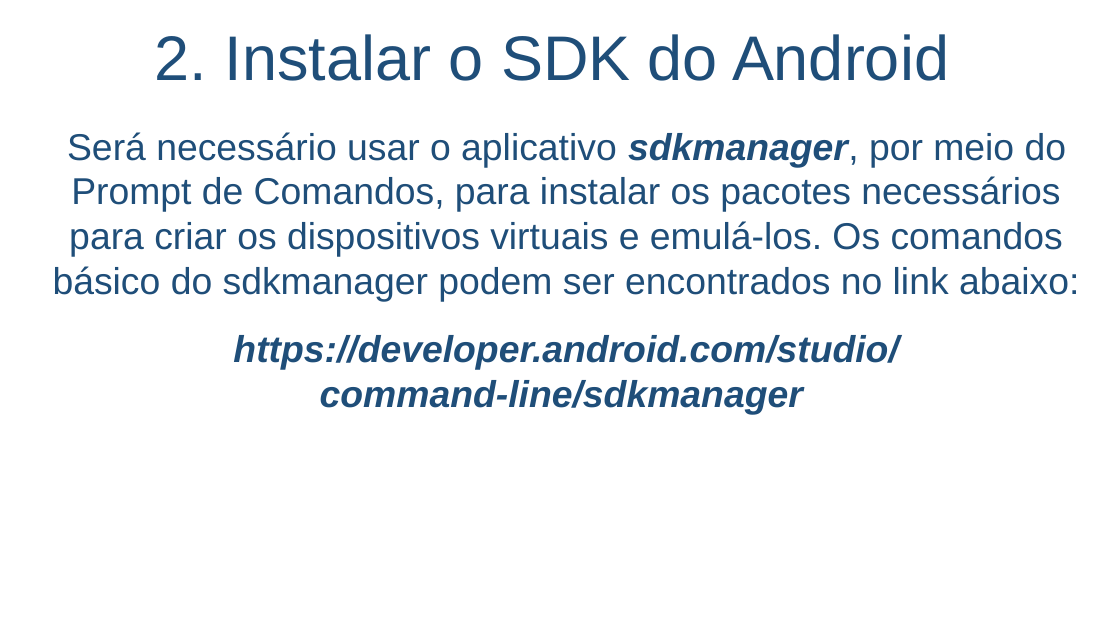
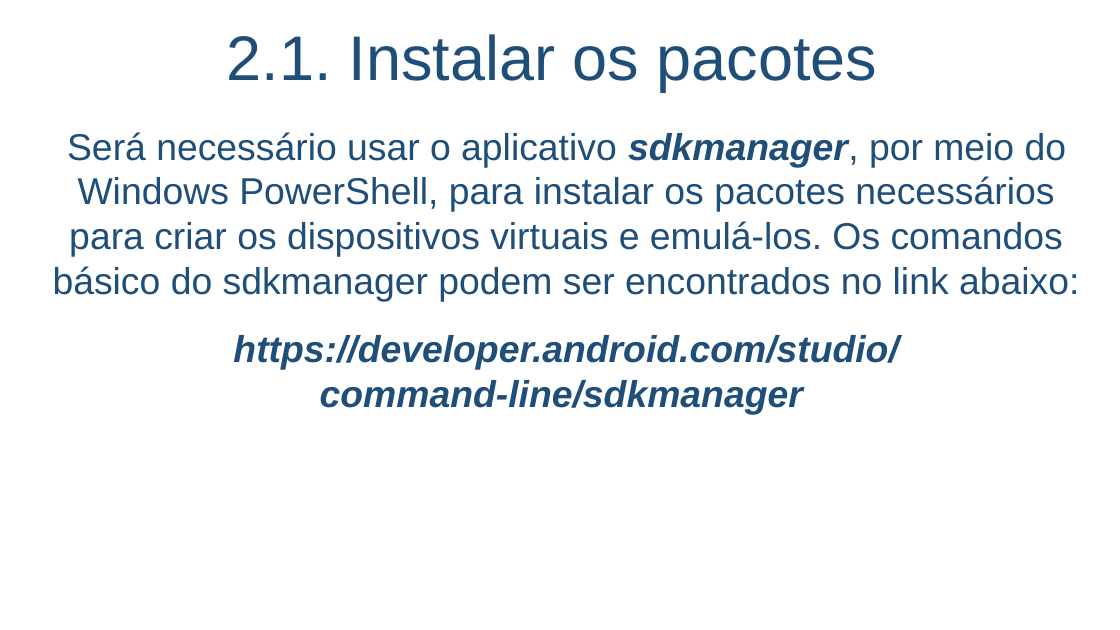
Before and after one commit to salmo-jr/public-slides, a slide deck: slide 11 of building-games-for-Android.pptx (slide 10 before the commit). Drawn at 1120x630 pixels with LibreOffice and Linux fonts; fonts in the diff are those of the drawing; background and template pictures are left out. Boxes give left, top, right and bottom in pixels: in the first picture for what was removed or moved away, otherwise in the second. Text is boxed around its words. In the diff, an @@ line names an element or a change of style, - is before the commit and + after.

Commit message:
atualização dos slides para 2019

```diff
--- a/building-games-for-Android.pptx
+++ b/building-games-for-Android.pptx
@@ title at (x1=227, y1=34, x2=878, y2=91): text changed @@
-2. Instalar o SDK do Android
+2.1. Instalar os pacotes
@@ text at (x1=53, y1=132, x2=1079, y2=302): text changed @@
-Será necessário usar o aplicativo sdkmanager, por meio do Prompt de Comandos, para instalar os pacotes necessários para criar os dispositivos virtuais e emulá-los. Os comandos básico do sdkmanager podem ser encontrados no link abaixo:
+Será necessário usar o aplicativo sdkmanager, por meio do Windows PowerShell, para instalar os pacotes necessários para criar os dispositivos virtuais e emulá-los. Os comandos básico do sdkmanager podem ser encontrados no link abaixo:
```
Also in this commit, not shown: 19 other slides changed, 3 slides added, 2 slides removed.
